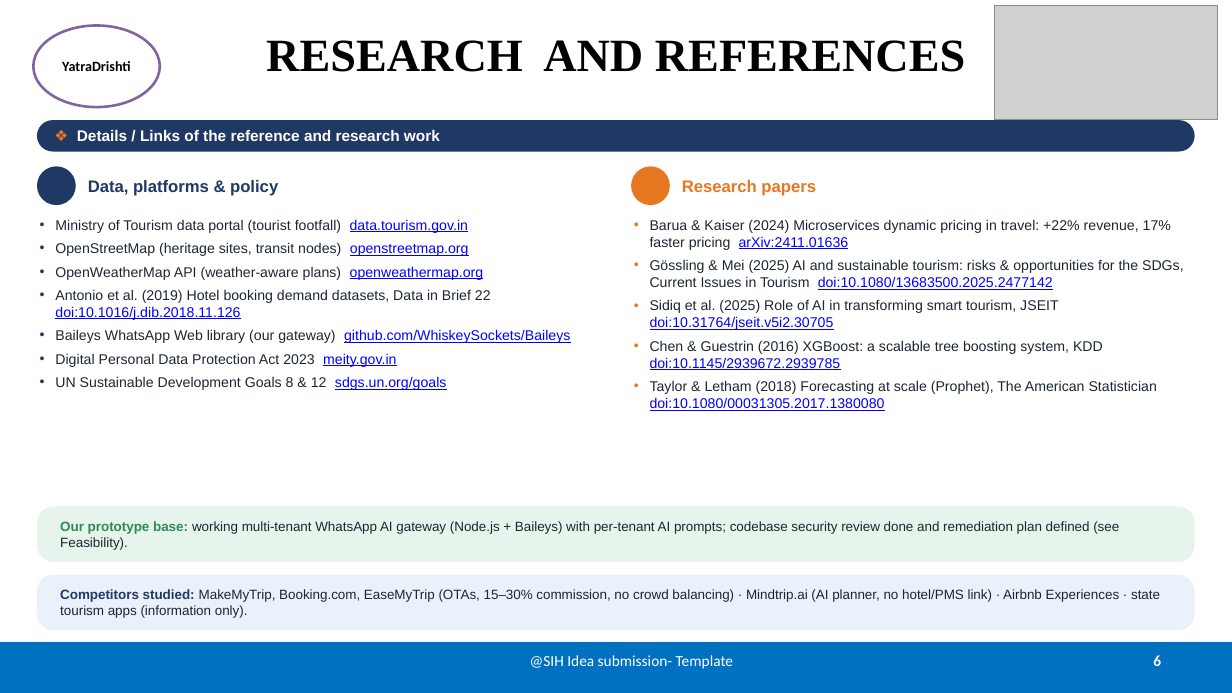
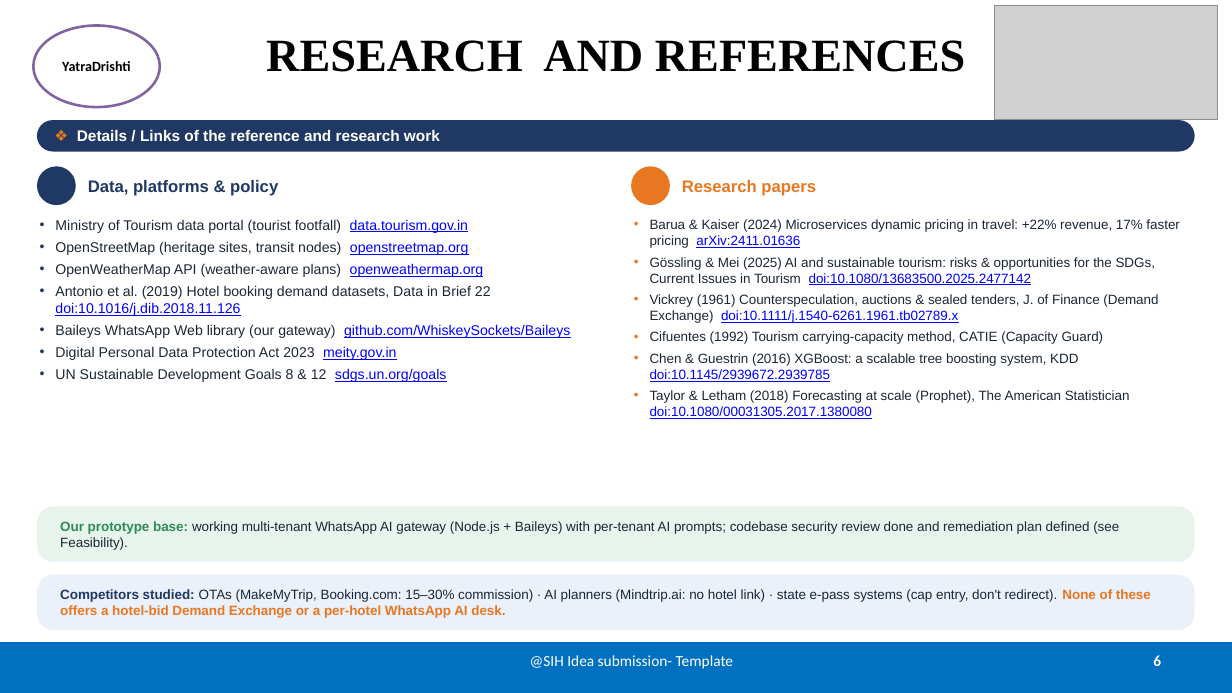
Before and after one commit to aswinvensiva-crypto/PRAHARI, a slide deck: slide 6 of SIH_Submission/YatraDrishti_SIH_Idea_Presentation.pptx. Drawn at 1232x693 pixels with LibreOffice and Linux fonts; fonts in the diff are those of the drawing; grey boxes stand for pictures; background and template pictures are left out. Boxes give left, top, right and bottom in pixels: in the first picture for what was removed or moved away, otherwise in the second. Text is boxed around its words. In the diff, an @@ line names an element or a change of style, - is before the commit and + after.

```diff
--- a/SIH_Submission/YatraDrishti_SIH_Idea_Presentation.pptx
+++ b/SIH_Submission/YatraDrishti_SIH_Idea_Presentation.pptx
@@ text "Ministry of Tourism data portal ..." at (55, 219, 570, 382): less space between paragraphs @@
@@ text at (650, 219, 1179, 419): size 11 to 10.5 pt in "Barua & Kaiser (2024) Microservices dynamic pricing ...", "Gössling & Mei (2025) AI and sustainable ...", "Chen & Guestrin (2016) XGBoost: a scalable ...", "Taylor & Letham (2018) Forecasting at scale ..."; less space between paragraphs @@
@@ text at (650, 294, 1158, 344): text changed; size 11 to 10.5 pt @@
-• Sidiq et al. (2025) Role of AI in transforming smart tourism, JSEIT doi:10.31764/jseit.v5i2.30705
+• Vickrey (1961) Counterspeculation, auctions & sealed tenders, J. of Finance (Demand Exchange) doi:10.1111/j.1540-6261.1961.tb02789.x
+• Cifuentes (1992) Tourism carrying-capacity method, CATIE (Capacity Guard)
@@ text in rounded rectangle at (60, 589, 1151, 618): text changed @@
-Competitors studied: MakeMyTrip, Booking.com, EaseMyTrip (OTAs, 15–30% commission, no crowd balancing) · Mindtrip.ai (AI planner, no hotel/PMS link) · Airbnb Experiences · state tourism apps (information only).
+Competitors studied: OTAs (MakeMyTrip, Booking.com: 15–30% commission) · AI planners (Mindtrip.ai: no hotel link) · state e-pass systems (cap entry, don't redirect). None of these offers a hotel-bid Demand Exchange or a per-hotel WhatsApp AI desk.
```
Also in this commit, not shown: 4 other slides changed, 2 other files.
